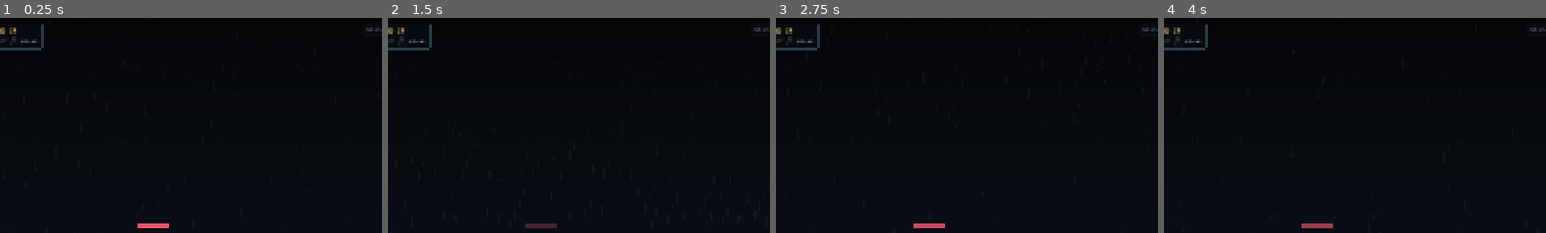
Above: before the commit, frames 1-4 (left to right).
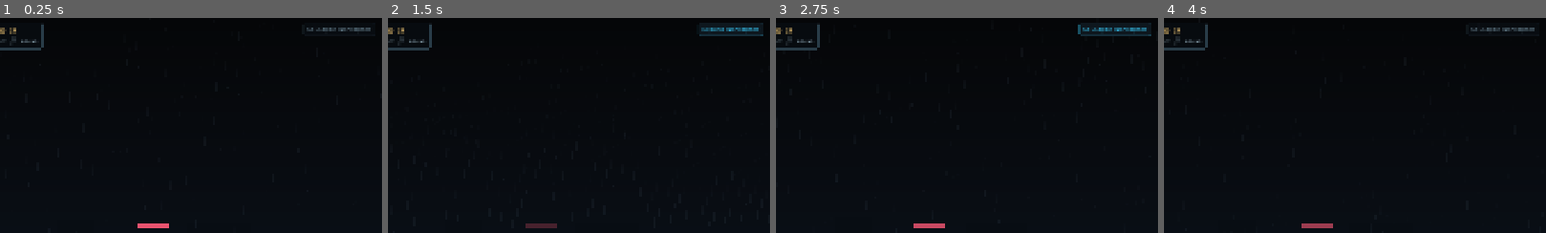
Above: after the commit, the same moments.

Repository: merlinbr/operator
Game: Godot game, scene res://scenes/main/main.tscn
Two runs of this game, one before a commit and one after it. Both use one fixed random seed, a clock stepped at 60 frames per second and the inputs below.
Inputs (mouse positions are % of the whole screen's width and height, from its top left):
- Up to frame 1 (0.25 s): no input
- Up to frame 2 (1.5 s): click "◈" at 0.5 s; click (94, 3) at 1.25 s, where only the run after the commit has a clickable "Collapse Workspace"
- Up to frame 3 (2.75 s): click (95, 3) at 2 s, where only the run after the commit has a clickable "Expand Workspace"
- Up to frame 4 (4 s): click "✉" at 2.75 s; click "▣" at 3.5 s
The pictures show only the part of the screen within x 50-100%, y 0-50%; the shares and areas given below are measured in that part.

The runs differ from the first frame. In frame 1, 0.3% of the frame differs, in the area x 80-100%, y 4-7%; in frame 2, 0.5%; in frame 3, 0.5%, in the area x 79-100%, y 2-9%; in frame 4, 0.3%.

Commit message:
fix: address workspace polish final review findings

Diff:
--- a/scenes/main/main.gd
+++ b/scenes/main/main.gd
@@ -245,7 +245,9 @@
 	var chip_min: Vector2 = status_chip.get_combined_minimum_size()
 	status_chip.position = Vector2((ws_size.x - chip_min.x) * 0.5, CHIP_TOP)
 	status_chip.size = chip_min
-	collapse_button.position = Vector2(ws_size.x - MARGIN - collapse_button.custom_minimum_size.x, CHIP_TOP)
+	var collapse_min: Vector2 = collapse_button.get_combined_minimum_size()
+	collapse_button.position = Vector2(ws_size.x - MARGIN - collapse_min.x, CHIP_TOP)
+	collapse_button.size = collapse_min
 	var content_top: float = CHIP_TOP + status_chip.size.y + CHIP_GAP
 	var content_bottom: float = ws_size.y - TICKER_HEIGHT - MARGIN
 	icon_rail.position = Vector2(MARGIN, content_top)
--- a/scenes/main/rain.gdshader
+++ b/scenes/main/rain.gdshader
@@ -20,7 +20,7 @@
 	float length = len_base + len_var * rn;
 	float y = fract(p.y + rn);
 	float trail = smoothstep(1.0 - length, 1.0, fract(y - TIME * speed));
-	float thickness = step(remainder * density, width_frac);
+	float thickness = step(abs(remainder * density - 0.5), width_frac * 0.5);
 	return trail * thickness * alpha;
 }
 
--- a/scenes/ui/icon_rail.gd
+++ b/scenes/ui/icon_rail.gd
@@ -24,7 +24,7 @@
 func get_button(id: StringName) -> Button:
 	return _buttons.get(id)
 
-func set_active(id: StringName, lit: bool = true) -> void:
+func set_active(id: StringName, lit: bool) -> void:
 	_active = id
 	for btn_id: StringName in _buttons:
 		var btn: Button = _buttons[btn_id]
--- a/tests/test_main.gd
+++ b/tests/test_main.gd
@@ -82,6 +82,7 @@
 	# collapse button is a labeled button
 	var collapse_btn: Button = workspace.get_node("CollapseToggle")
 	check(collapse_btn.text == "Collapse Workspace", "collapse button labeled")
+	check(collapse_btn.size.x > 0.0 and collapse_btn.size.y > 0.0, "collapse button has clickable size")
 
 	main.queue_free()
 	gs.queue_free()
Not shown, added: .superpowers/sdd/2026-08-25-workspace-polish/final-fix-report.md
